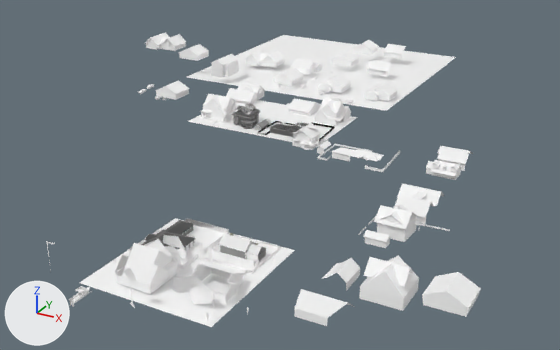
Renders of the glTF model assets/units/pd2_mod_hwu/architecture/hwu_backdrop/hwu_backdrop.glb from each side of a commit.
Before and after are seen from a 50 mm lens placed at (130.0, -284.0, 162.0), pointed at (-76.0, 91.0, -26.0). Lighting does not change. The marker at lower left points along +X, +Y and +Z. Where no turn or scale is listed for an object, it has been applied to the vertices. Vertices at the same position are counted once.

The first picture shows 'g_backdrop_house_3', 'g_backdrop_house_7', 'g_backdrop_houses_3', 'g_backdrop_houses_4', 'g_backdrop_trees_1', 'g_grass', 's_s'.
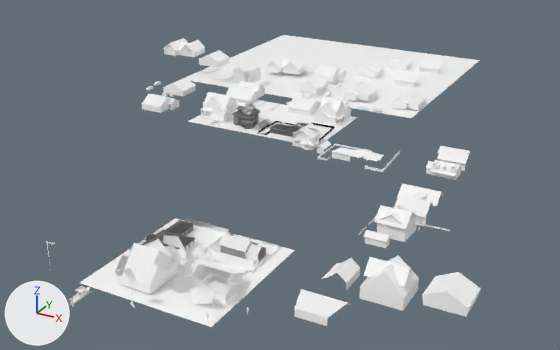
Commit message: Backdrop adjustments

Pixel boxes (x1, y1, x2, y2) of what changed, in the pictures (560 x 350 px; the box of a moved part takes in the faces that stretch with it):
'g_grass', reshaped (6% wider)
    before: (80, 35, 456, 327)
    after: (80, 35, 480, 327)
'g_backdrop_houses_3', reshaped (12% wider, 6% shorter)
    before: (138, 32, 406, 126)
    after: (142, 38, 442, 126)
part 1 of me_g_backdrop_houses_3, moved or reshaped
    before: (300, 83, 306, 88)
    after: (325, 90, 331, 96)
part 2 of me_g_backdrop_houses_3, moved or reshaped
    before: (331, 97, 341, 101)
    after: (358, 106, 369, 110)
part 3 of me_g_backdrop_houses_3, moved or reshaped
    before: (155, 95, 163, 100)
    after: (162, 92, 170, 97)
part 4 of me_g_backdrop_houses_3, moved or reshaped
    before: (365, 82, 398, 101)
    after: (344, 82, 378, 101)
part 5 of me_g_backdrop_houses_3, moved or reshaped
    before: (179, 44, 209, 61)
    after: (199, 50, 230, 68)
part 6 of me_g_backdrop_houses_3, rebuilt
    before: (237, 82, 265, 100)
    after: (237, 81, 266, 98)
part 7 of me_g_backdrop_houses_3, deleted
    before: (138, 32, 406, 100)
part 8 of me_g_backdrop_houses_3, moved or reshaped
    before: (146, 59, 392, 126)
    after: (142, 54, 442, 126)
part 9 of me_g_backdrop_houses_3, added
    after: (163, 38, 205, 57)
part 10 of me_g_backdrop_houses_3, added
    after: (392, 90, 427, 110)
part 11 of me_g_grass, moved or reshaped
    before: (187, 44, 456, 111)
    after: (182, 44, 480, 118)

The change in detail:
me_g_backdrop_houses_3 is used by ob_g_backdrop_houses_3; location (-143.5, 191.1, 6.6).
me_g_backdrop_houses_3 had 1704 vertices, 1789 faces and spanned x -98.0..100.0, y -106.0..97.0, z -8.0..15.0.
me_g_backdrop_houses_3 now has 1731 vertices, 1815 faces and spans x -75.0..123.0, y -106.0..89.0, z -9.0..15.0.
me_g_backdrop_houses_3 part 1: the loose piece of 50 vertices spanning x 34.0..36.0, y -11.0..-5.0, z -7.0..-5.0 is moved by (23.0, -8.0, 0.0).
me_g_backdrop_houses_3 part 2: the loose piece of 28 vertices spanning x 64.0..70.0, y -24.0..-21.0, z -8.0..-6.0 is moved by (23.0, -8.0, 0.0).
me_g_backdrop_houses_3 part 3: the loose piece of 30 vertices spanning x -38.0..-36.0, y -82.0..-76.0, z -7.0..-5.0 is moved by (0.0, 8.0, 0.0).
me_g_backdrop_houses_3 part 4: the loose piece of 34 vertices spanning x 82.0..100.0, y -11.0..7.0, z -8.0..1.0 is moved by (-12.0, -8.0, 0.0).
me_g_backdrop_houses_3 part 5: the loose piece of 16 vertices spanning x -64.0..-47.0, y -17.0..-2.0, z 3.0..11.0 is moved by (23.0, -8.0, 0.0).
me_g_backdrop_houses_3 part 6: the loose piece of 35 vertices spanning x 5.0..22.0, y -56.0..-38.0, z -8.0..1.0 is rebuilt with 35 vertices and now spans x 5.0..22.0, y -56.0..-38.0, z -7.0..2.0.
me_g_backdrop_houses_3 part 7: 39 loose pieces with 540 vertices, spanning x -98.0..74.0, y -105.0..97.0, z -8.0..15.0, are deleted.
me_g_backdrop_houses_3 part 8: 57 vertices moved within x -56.0..89.0, y -105.0..8.0, z -7.0..1.0; 698 vertices removed from x -56.0..92.0, y -106.0..55.0, z -8.0..8.0; 1095 vertices added at x -56.0..106.0, y -106.0..89.0, z -9.0..9.0.
me_g_backdrop_houses_3 part 9: 75 vertices added at x -75.0..-49.0, y -23.0..-4.0, z 6.0..15.0.
me_g_backdrop_houses_3 part 10: 34 vertices added at x 105.0..123.0, y -19.0..-1.0, z -8.0..1.0.
me_g_grass has 12 vertices, 6 faces and spans x -194.0..-1.0, y -63.0..345.0, z -2.0..0.0.
me_g_grass is used by ob_g_grass; location (-2.9, -29.0, 0.4).
Part 11, on me_g_grass:
Vertex 8 of me_g_grass moves from (-37.0, 195.0, -2.0) at pixel (386, 110) to (-18.0, 189.0, -2.0) at pixel (411, 118).
Vertex 9 of me_g_grass moves from (-37.0, 345.0, -2.0) at pixel (456, 57) to (-18.0, 345.0, -2.0) at pixel (479, 60).
Vertex 11 of me_g_grass moves from (-194.0, 195.0, -2.0) at pixel (185, 77) to (-194.0, 189.0, -2.0) at pixel (180, 79).
